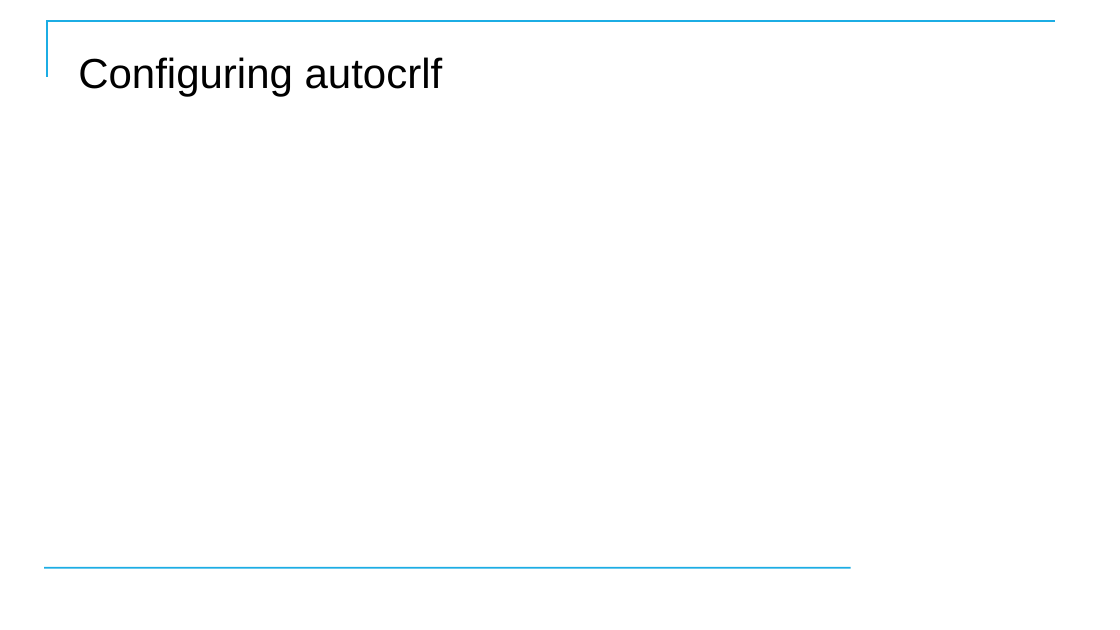
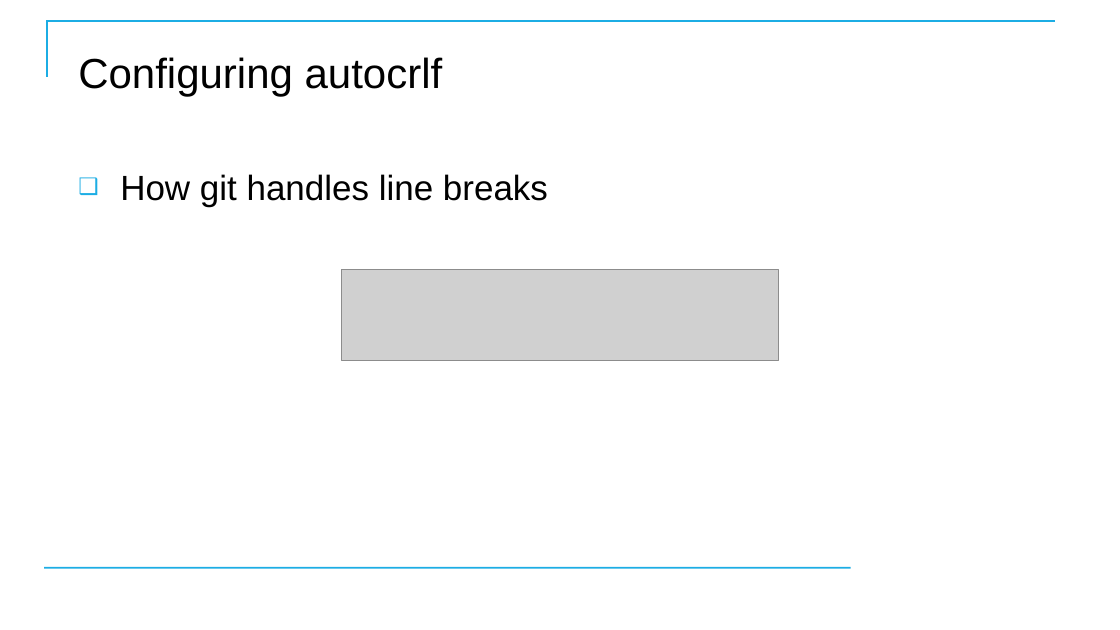
Before and after one commit to CostelloTechnicalConsulting/XGHDEV, a slide deck: slide 26 of ppt/XGHDEV.pptx (slide 28 before the commit). Drawn at 1120x630 pixels with LibreOffice and Linux fonts; fonts in the diff are those of the drawing; grey boxes stand for pictures; background and template pictures are left out. Boxes give left, top, right and bottom in pixels: in the first picture for what was removed or moved away, otherwise in the second. Text is boxed around its words. In the diff, an @@ line names an element or a change of style, - is before the commit and + after.

```diff
--- a/ppt/XGHDEV.pptx
+++ b/ppt/XGHDEV.pptx
@@ text added at [120,174,548,206], 30 pt, text #000000 @@
+❑ How git handles line breaks
@@ picture added at [342,270,779,360] @@
```
Also in this commit, not shown: 15 other slides changed, 1 slide added, 2 slides removed.
